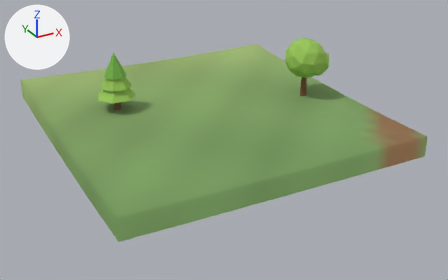
Renders of the glTF model client/public/models/chunks/-1_-2.glb from each side of a commit.
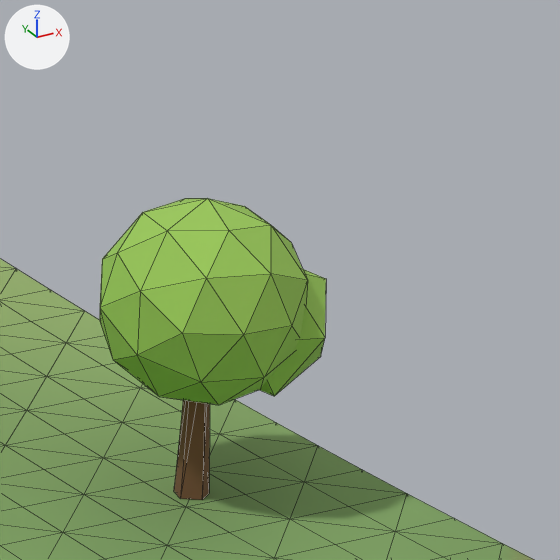
The first picture shows the older version from a camera (50 mm lens) standing at (-41.7, -7.0, 22.7) and looking at (-14.5, 42.5, -2.0). The close-ups show the older and then the newer version on the part from 59% to 84% of the width and 0% to 39% of the height of that picture. Only the edits that show in the close-ups are written down. Arrows for +X, +Y and +Z are at upper left; the lights stay in place. The close-ups show mesh edges as thin lines. Vertices at exactly the same position are counted once.

The scene before the commit, as lines of its bpy script (objects in view):
```python
me_scenery = bpy.data.meshes.new('scenery')
me_scenery.from_pydata(...)  # 105 vertices, 182 faces; spans x -25.0..-1.6, y 41.7..51.0, z 0.4..6.6
me_scenery.materials.append(mat_opaque_matte_vertex_colors)
# before: 0 (-4.0, 43.8, 3.7), 2 (-3.8, 43.9, 3.7), 4 (-3.9, 44.2, 3.7), 6 (-4.1, 44.2, 3.7), 8 (-4.2, 43.9, 3.7)
# before: 10 (-4.0, 44.0, 3.7)
me_terrain = bpy.data.meshes.new('terrain')
me_terrain.from_pydata(...)  # 521 vertices, 960 faces; spans x -30.0..0.0, y 30.0..60.0, z -2.0..1.8
me_terrain.materials.append(mat_opaque_matte_vertex_colors)
ob_scenery = bpy.data.objects.new('scenery', me_scenery)
ob_scenery.location = (0.0, 0.0, 0.0)
ob_terrain = bpy.data.objects.new('terrain', me_terrain)
ob_terrain.location = (0.0, 0.0, 0.0)
```
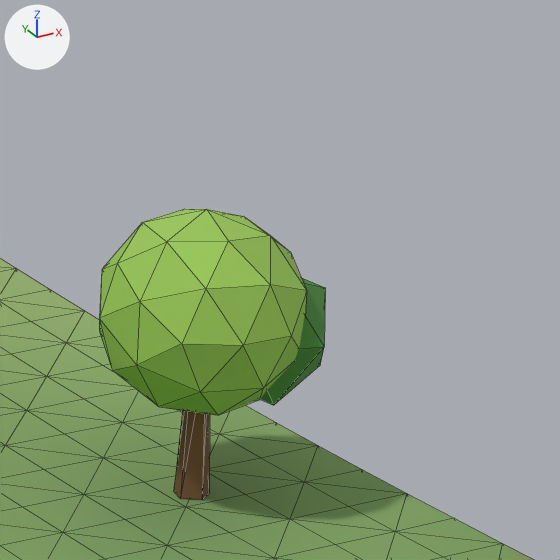
The change, as a list of edits to the scene's bpy script:
```text
Change me_scenery:
    used by ob_scenery; location = (0.0, 0.0, 0.0)
    remove me_scenery.from_pydata(...)  # 105 vertices, 182 faces; spans x -25.0..-1.6, y 41.7..51.0, z 0.4..6.6
    add me_scenery.from_pydata(...)  # 105 vertices, 182 faces; spans x -25.0..-1.6, y 41.7..51.0, z 0.4..6.5
    me_scenery part 1: the loose piece of 42 vertices spanning x -6.1..-1.9, y 41.7..46.3, z 2.4..6.6 is moved by (0.0, 0.0, -0.2)
    me_scenery part 2: the loose piece of 12 vertices spanning x -4.0..-1.6, y 42.0..45.0, z 2.7..5.4 is moved by (0.0, 0.0, -0.2)
    me_scenery part 3
    add for i in [0, 2, 4, 6, 8, 10]: me_scenery.vertices[i].co += Vector((0.0, 0.0, -0.2))
    me_scenery part 4: 125 faces centred in x -24.1..-1.6, y 41.8..50.1, z 2.0..6.4 are repainted in the vertex colours; the middle colour goes from green #99c659 to green #98c559
    other edits to the shape of me_scenery do not show in these pictures
```

What differs and where, as boxes [x1, y1, x2, y2] in the close-ups (560 x 560 px; the box of a moved part takes in the faces that stretch with it):
'scenery', reshaped: before [100, 198, 326, 500]; after [99, 209, 325, 500]
part 1 of me_scenery, moved or reshaped: before [100, 198, 308, 405]; after [99, 209, 307, 415]
part 2 of me_scenery, moved or reshaped: before [259, 269, 326, 396]; after [260, 278, 325, 405]
part 3 of me_scenery, moved or reshaped: before [174, 400, 210, 500]; after [174, 410, 210, 500]
part 4 of me_scenery, recoloured: before [100, 198, 326, 405]; after [99, 209, 325, 415]
